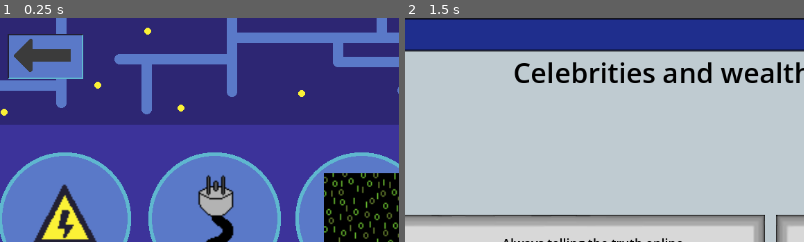
Above: before the commit, frames 1-2 (left to right).
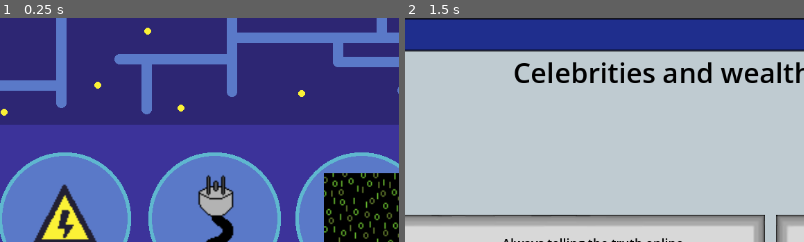
Above: after the commit, the same moments.

Repository: CalebJoines/Computer-Castle
Game: Godot game, scene res://Scenes/resource_picker.tscn
Same seed, same stepped clock (60 frames per second), same inputs: the game is played once before the commit and once after it. Sound files missing from this copy of the repository are replaced by a short silence.
Inputs (mouse positions are % of the whole screen's width and height, from its top left):
- Up to frame 1 (0.25 s): no input
- Up to frame 2 (1.5 s): tap Enter at 0.5 s; drag from (12, 44) to (50, 43) at 0.52 s; tap Space at 1.25 s; drag from (26, 55) to (74, 55) at 1.27 s
The pictures show only the part of the screen within x 4-54%, y 0-50%; the shares and areas given below are measured in that part.

The runs differ from the first frame. In frame 1, 3.5% of the frame differs, in the area x 2-21%, y 7-28%; in frame 2, nothing differs.

Commit message:
added health bar

Diff:
--- a/computer-castle-/Scenes/resource_picker.tscn
+++ b/computer-castle-/Scenes/resource_picker.tscn
@@ -1,6 +1,6 @@
 [gd_scene format=3 uid="uid://ch3fckar38htm"]
 
-[ext_resource type="Texture2D" uid="uid://bej6r2emtay4" path="res://Sprites/Environment Sprites/Resource-picker-screen.png" id="1_6okmw"]
+[ext_resource type="Texture2D" uid="uid://cuqel6ehlg8yv" path="res://Sprites/Environment Sprites/Resource-picker-screenUPDATED.png" id="1_g3ufx"]
 [ext_resource type="PackedScene" path="res://Scenes/clickable_box.tscn" id="2_ywnrd"]
 [ext_resource type="Texture2D" uid="uid://dhitel0oagl54" path="res://Sprites/ResourceSprites/volts.png" id="3_j7fta"]
 [ext_resource type="Texture2D" uid="uid://c5tbksqfq33g4" path="res://Sprites/ResourceSprites/Data.png" id="4_7857q"]
@@ -18,7 +18,7 @@
 
 [node name="ResourceBackground" type="Sprite2D" parent="." unique_id=798987420]
 position = Vector2(0, -1)
-texture = ExtResource("1_6okmw")
+texture = ExtResource("1_g3ufx")
 
 [node name="ClickableBoxes" type="Node2D" parent="." unique_id=830775954]
 
